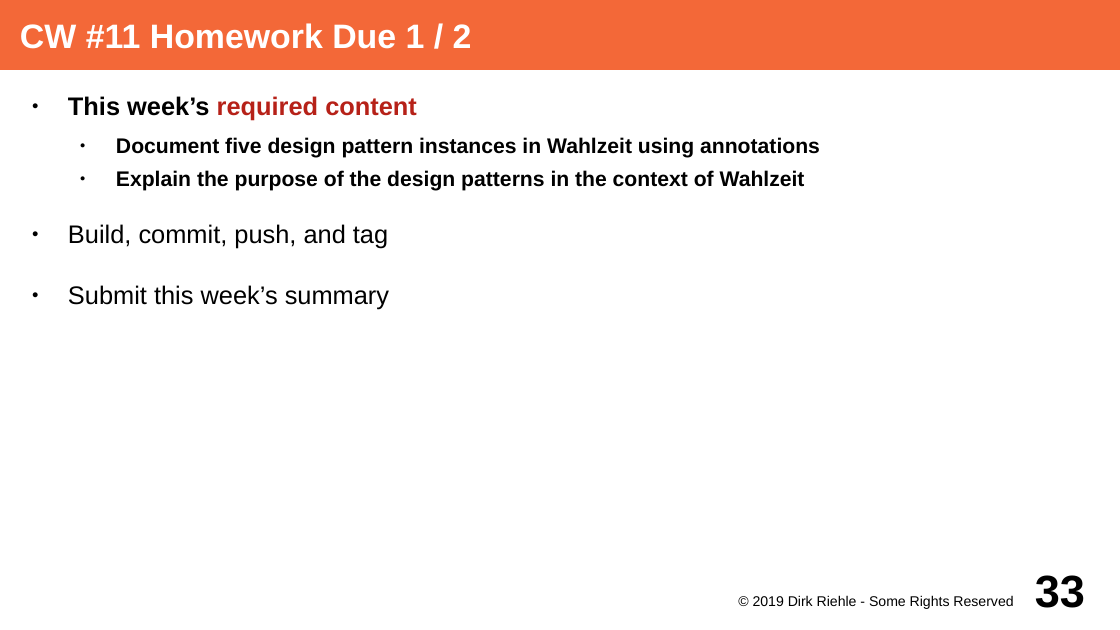
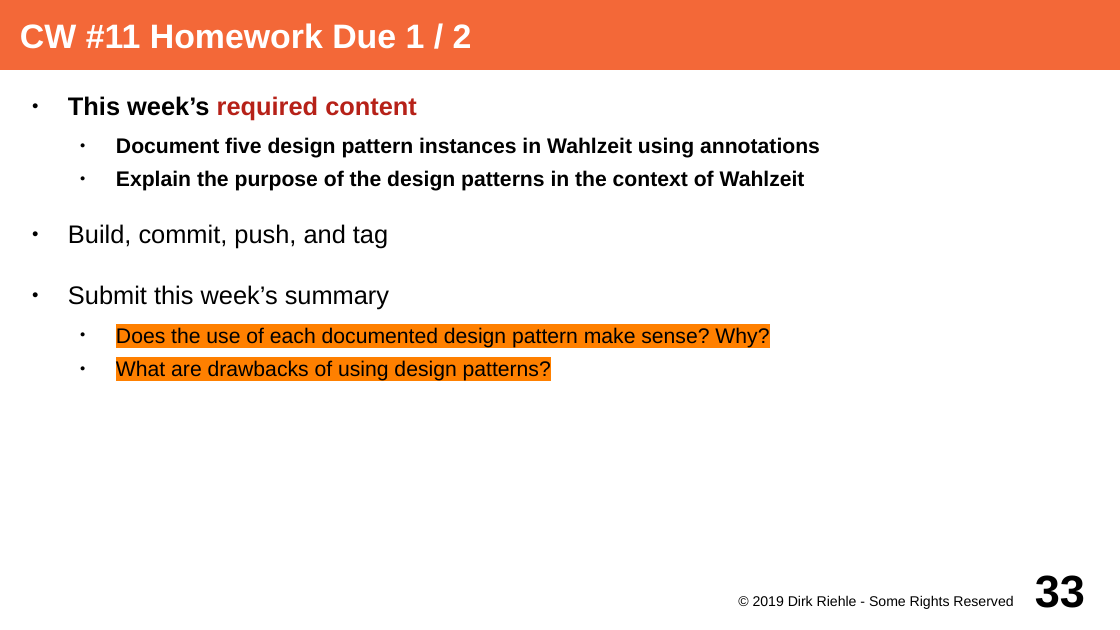
Before and after one commit to dirkriehle/adap-course, a slide deck: slide 33 of Lecture Slides/ADAP A02 - Course Schedule.odp. Drawn at 1120x630 pixels with LibreOffice and Linux fonts; fonts in the diff are those of the drawing. Boxes give left, top, right and bottom in pixels: in the first picture for what was removed or moved away, otherwise in the second. Text is boxed around its words. In the diff, an @@ line names an element or a change of style, - is before the commit and + after.

```diff
--- a/Lecture Slides/ADAP A02 - Course Schedule.odp
+++ b/Lecture Slides/ADAP A02 - Course Schedule.odp
@@ text at bbox=[116, 327, 769, 381]: paragraphs added @@
+  ● Does the use of each documented design pattern make sense? Why?
+  ● What are drawbacks of using design patterns?
```
Also in this commit, not shown: 8 other slides changed.
